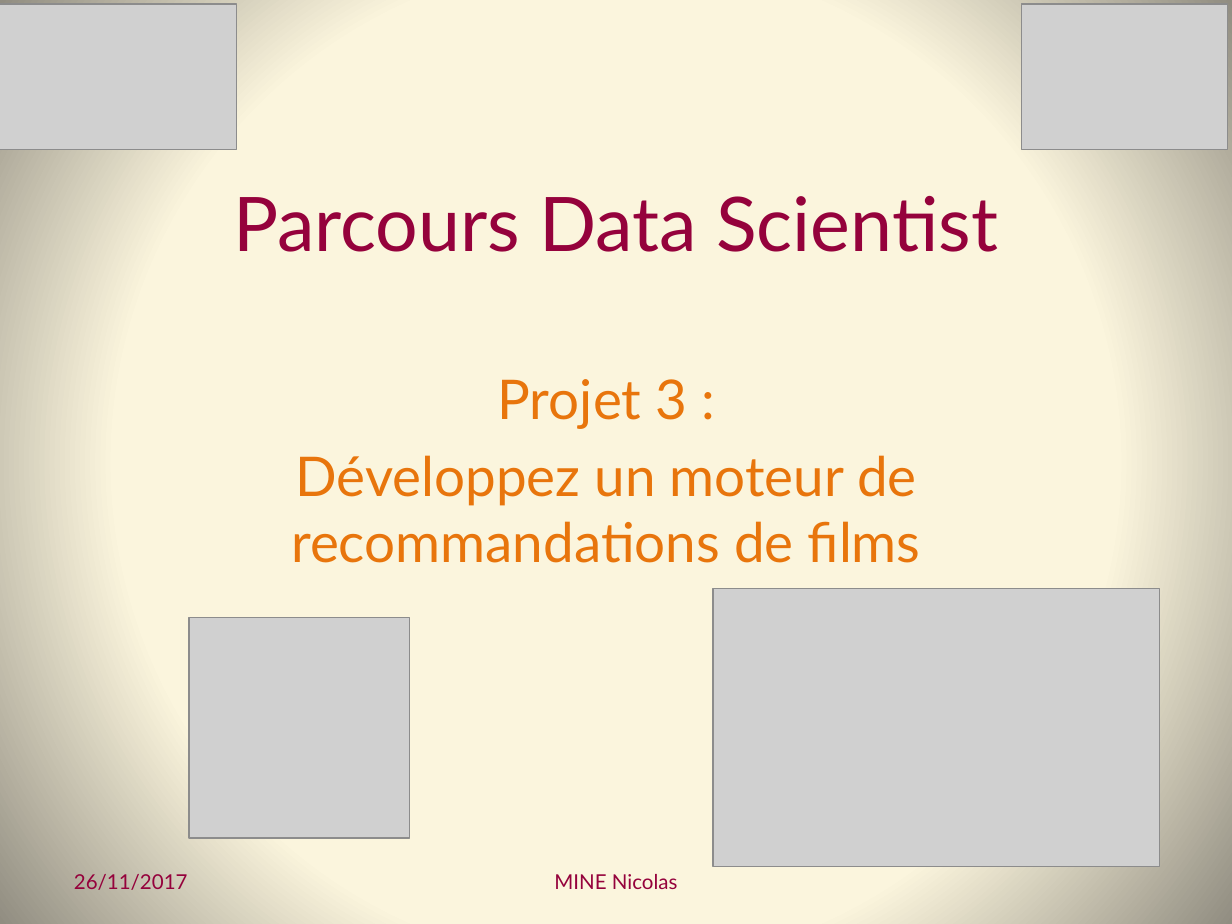
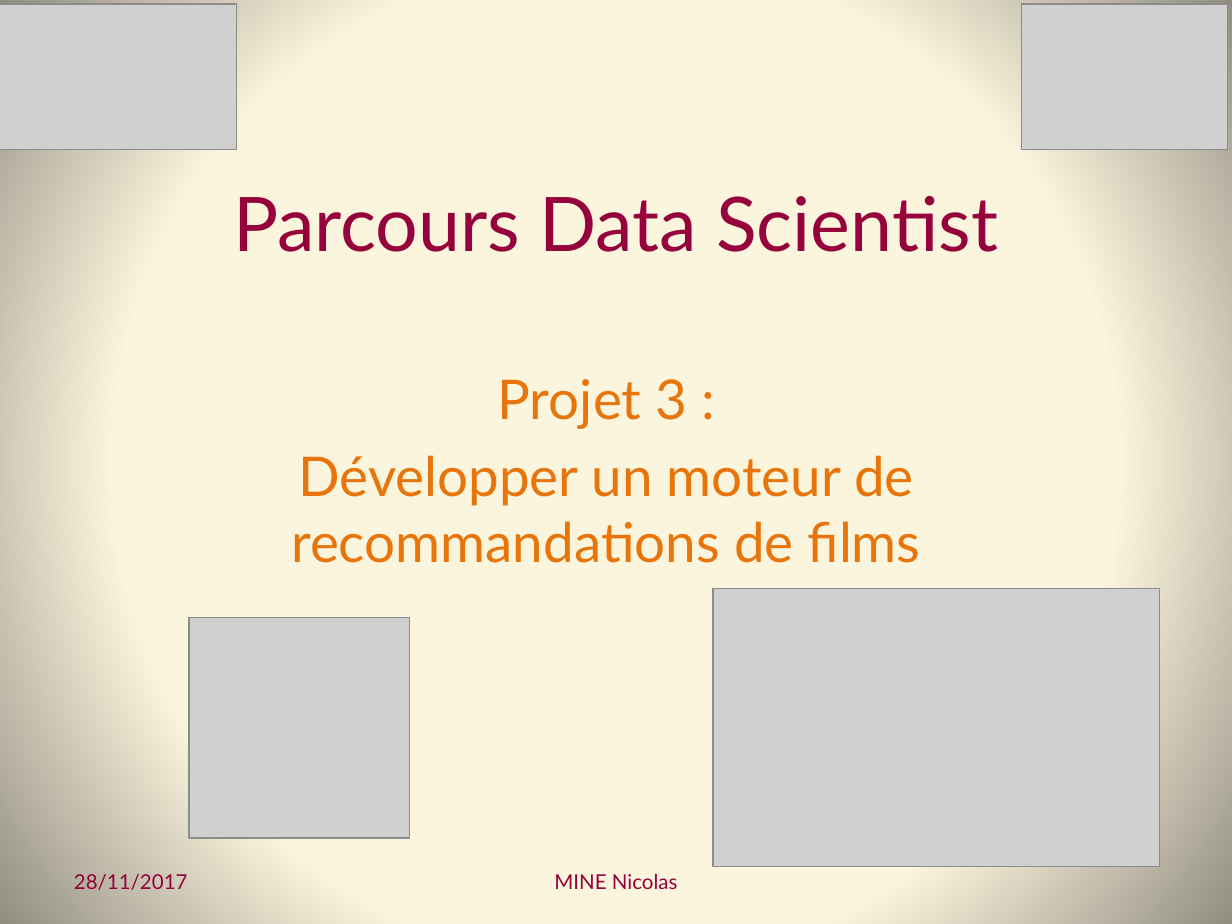
Before and after one commit to Coni63/OC_DS, a slide deck: slide 1 of P3/Presentation-projet_3.pptx. Drawn at 1232x924 pixels with LibreOffice and Linux fonts; fonts in the diff are those of the drawing; grey boxes stand for pictures. Boxes give left, top, right and bottom in pixels: in the first picture for what was removed or moved away, otherwise in the second. Text is boxed around its words. In the diff, an @@ line names an element or a change of style, - is before the commit and + after.

```diff
--- a/P3/Presentation-projet_3.pptx
+++ b/P3/Presentation-projet_3.pptx
@@ subtitle at (291, 455, 921, 563): text changed @@
-Développez un moteur de recommandations de films
+Développer un moteur de recommandations de films
@@ text at (74, 874, 188, 890): text changed @@
-26/11/2017
+28/11/2017
```
Also in this commit, not shown: 19 other slides changed, 2 other files.
